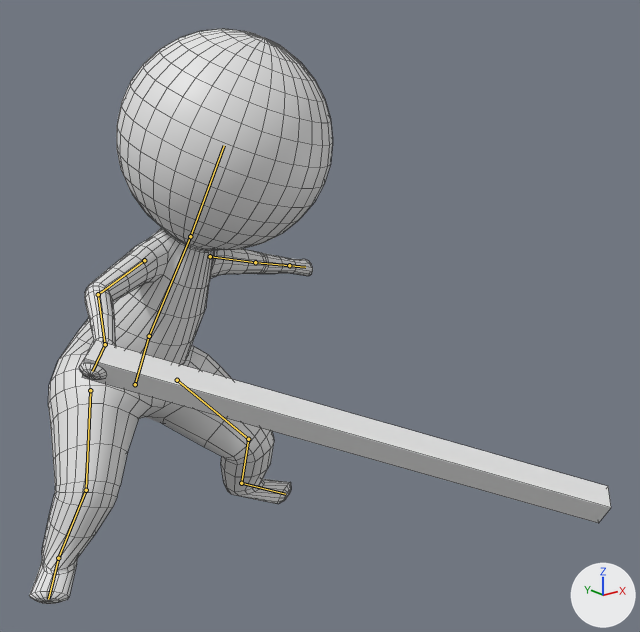
The Blender file Assets/models/my_char.blend: old version first, new version second.
Camera for both pictures: a 50 mm camera at (-3.15, -8.07, 3.13) aimed at (1.99, -1.64, 0.55). Every picture has the same lights, and +X, +Y and +Z are marked at lower right. Both versions are drawn at frame 10 of the action 'attack'; the numbers are the values there. The bones that bend it are drawn over the model as lines. Mesh edges are drawn as thin lines.
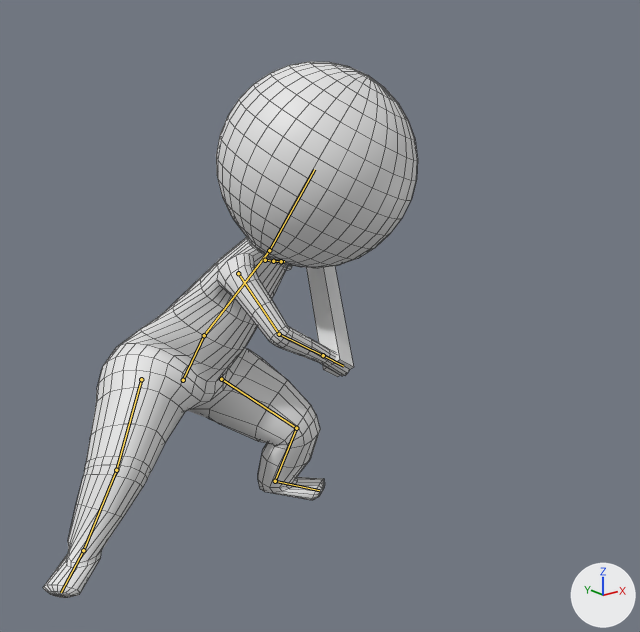
Changed parts and their boxes (x1, y1, x2, y2) in the pictures (640 x 632 px):
'Cylinder', posed (23% wider, 7% shorter)
    before: (29, 29, 333, 604)
    after: (43, 61, 418, 598)
'Cube', posed
    before: (82, 340, 611, 523)
    after: (306, 266, 354, 377)
bone 'Back.Lower', root to tip
    before: (135, 384) to (149, 336)
    after: (183, 380) to (204, 335)
bone 'Back.Upper', root to tip
    before: (149, 336) to (190, 236)
    after: (204, 335) to (269, 250)
bone 'Head', root to tip
    before: (190, 236) to (224, 145)
    after: (269, 250) to (314, 169)
bone 'Arm.Upper.L', root to tip
    before: (210, 256) to (255, 262)
    after: (265, 260) to (273, 261)
bone 'Arm.Upper.R', root to tip
    before: (144, 260) to (98, 294)
    after: (238, 273) to (279, 334)
bone 'Arm.Lower.R', root to tip
    before: (98, 294) to (105, 344)
    after: (279, 334) to (323, 355)
bone 'Arm.Hand.R', root to tip
    before: (105, 344) to (92, 371)
    after: (323, 355) to (343, 366)
bone 'Leg.Upper.L', root to tip
    before: (177, 380) to (248, 439)
    after: (221, 379) to (296, 428)
bone 'Leg.Lower.L', root to tip
    before: (248, 439) to (241, 483)
    after: (296, 428) to (275, 481)
bone 'Leg.Foot.L', root to tip
    before: (241, 483) to (285, 494)
    after: (275, 481) to (319, 490)
bone 'Leg.Upper.R', root to tip
    before: (90, 390) to (86, 490)
    after: (141, 379) to (116, 470)
bone 'Leg.Lower.R', root to tip
    before: (86, 490) to (58, 558)
    after: (116, 470) to (83, 550)
bone 'Leg.Foot.R', root to tip
    before: (58, 558) to (48, 599)
    after: (83, 550) to (61, 592)

Edits to the bpy script that builds the scene:
```text
Change bone_back_lower:
    where bone_back_lower = bpy.data.objects['Armature'].pose.bones['Back.Lower']
    bone_back_lower.location: (0.81, -0.387, 0.044) -> (1.387, -0.478, 0.054)
    bone_back_lower.rotation_quaternion: (0.985, 0.159, -0.014, -0.044) -> (0.978, 0.191, -0.025, -0.08)  # degrees (18, -1, -5) -> degrees (22, -1, -10)
Change bone_back_upper:
    where bone_back_upper = bpy.data.objects['Armature'].pose.bones['Back.Upper']  # child of 'Back.Lower'
    bone_back_upper.rotation_quaternion: (0.959, 0.096, 0.093, -0.068) -> (0.936, 0.139, 0.302, -0.115)  # degrees (11, 12, -7) -> degrees (14, 37, -9)
Change bone_head:
    where bone_head = bpy.data.objects['Armature'].pose.bones['Head']  # child of 'Back.Upper'
    bone_head.rotation_quaternion: (0.987, -0.1, -0.086, -0.005) -> (0.991, -0.135, -0.009, 0.0)  # degrees (-12, -10, 0) -> degrees (-15, -1, 0)
Change bone_arm_upper_l:
    where bone_arm_upper_l = bpy.data.objects['Armature'].pose.bones['Arm.Upper.L']  # child of 'Back.Upper'
    bone_arm_upper_l.location: (-0.039, -0.047, -0.015) -> (-0.071, -0.086, -0.028)
    bone_arm_upper_l.rotation_quaternion: (0.997, 0.0, 0.017, -0.052) -> (0.995, 0.0, 0.03, -0.095)  # degrees (0, 2, -6) -> degrees (0, 3, -11)
Change bone_arm_upper_r:
    where bone_arm_upper_r = bpy.data.objects['Armature'].pose.bones['Arm.Upper.R']  # child of 'Back.Upper'
    bone_arm_upper_r.location: (0.007, -0.041, -0.014) -> (0.014, -0.076, -0.026)
    bone_arm_upper_r.rotation_quaternion: (0.883, 0.19, 0.0, 0.05) -> (0.819, 0.573, 0.011, 0.018)  # degrees (24, -1, 6) -> degrees (70, 0, 2)
Change bone_arm_lower_r:
    where bone_arm_lower_r = bpy.data.objects['Armature'].pose.bones['Arm.Lower.R']  # child of 'Arm.Upper.R'
    bone_arm_lower_r.rotation_quaternion: (0.912, 0.004, 0.014, 0.333) -> (0.841, -0.017, 0.021, 0.54)  # degrees (1, 1, 40) -> degrees (0, 3, 65)
Change bone_arm_hand_r:
    where bone_arm_hand_r = bpy.data.objects['Armature'].pose.bones['Arm.Hand.R']  # child of 'Arm.Lower.R'
    bone_arm_hand_r.rotation_quaternion: (0.953, -0.045, 0.082, -0.195) -> (0.996, -0.012, 0.084, -0.006)  # degrees (-7, 8, -24) -> degrees (-1, 10, -1)
Change bone_leg_upper_l:
    where bone_leg_upper_l = bpy.data.objects['Armature'].pose.bones['Leg.Upper.L']  # child of 'Back.Lower'
    bone_leg_upper_l.location: (0.005, 0.0, 0.001) -> (0.0, 0.0, 0.0)
    bone_leg_upper_l.rotation_quaternion: (0.757, 0.546, -0.164, 0.246) -> (0.656, 0.695, -0.204, 0.21)  # degrees (68, -33, 14) -> degrees (93, -34, -1)
Change bone_leg_lower_l:
    where bone_leg_lower_l = bpy.data.objects['Armature'].pose.bones['Leg.Lower.L']  # child of 'Leg.Upper.L'
    bone_leg_lower_l.rotation_quaternion: (0.839, -0.008, 0.007, -0.52) -> (0.764, 0.002, -0.009, -0.645)  # degrees (-1, 0, -64) -> degrees (1, -1, -80)
Change bone_leg_foot_l:
    where bone_leg_foot_l = bpy.data.objects['Armature'].pose.bones['Leg.Foot.L']  # child of 'Leg.Lower.L'
    bone_leg_foot_l.rotation_quaternion: (0.979, 0.037, -0.129, 0.029) -> (0.996, 0.084, 0.0, 0.0)  # degrees (4, -15, 3) -> degrees (10, 0, 0)
Change bone_leg_upper_r:
    where bone_leg_upper_r = bpy.data.objects['Armature'].pose.bones['Leg.Upper.R']  # child of 'Back.Lower'
    bone_leg_upper_r.location: (0.01, -0.023, -0.026) -> (0.018, -0.043, -0.048)
    bone_leg_upper_r.rotation_quaternion: (0.858, 0.473, 0.002, -0.164) -> (0.841, 0.468, -0.001, -0.27)  # degrees (56, 9, -17) -> degrees (55, 15, -28)
Change bone_leg_lower_r:
    where bone_leg_lower_r = bpy.data.objects['Armature'].pose.bones['Leg.Lower.R']  # child of 'Leg.Upper.R'
    bone_leg_lower_r.rotation_quaternion: (0.906, 0.031, 0.013, 0.345) -> (0.988, 0.056, 0.018, 0.142)  # degrees (4, 0, 42) -> degrees (7, 1, 16)
Change bone_leg_foot_r:
    where bone_leg_foot_r = bpy.data.objects['Armature'].pose.bones['Leg.Foot.R']  # child of 'Leg.Lower.R'
    bone_leg_foot_r.rotation_quaternion: (0.894, -0.113, 0.125, -0.215) -> (0.817, -0.35, 0.231, -0.396)  # degrees (-17, 12, -29) -> degrees (-49, 6, -54)
```
